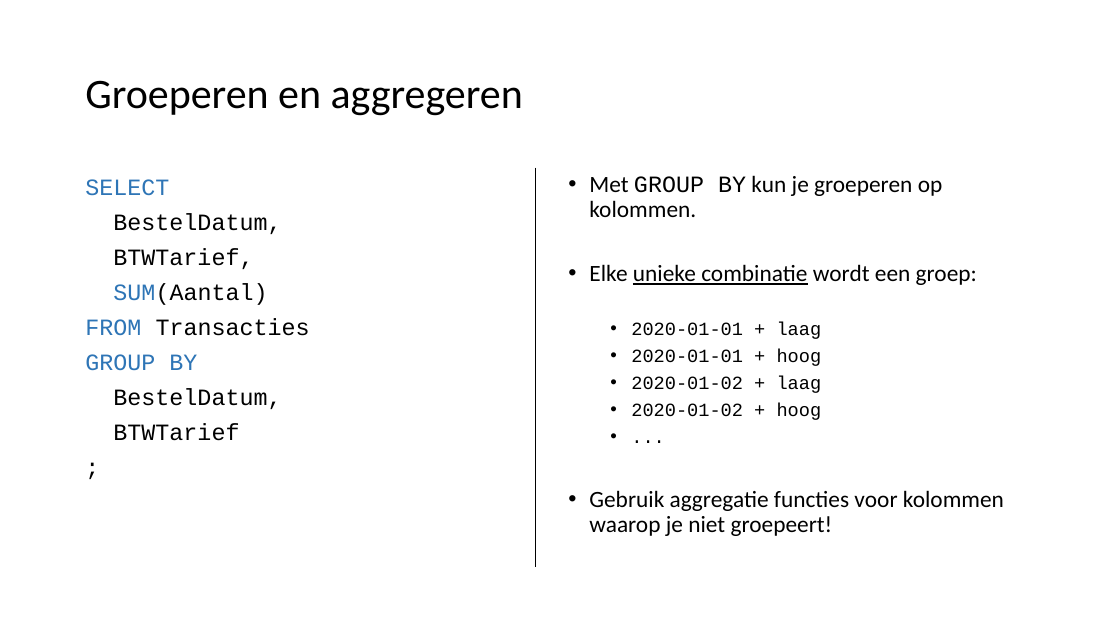
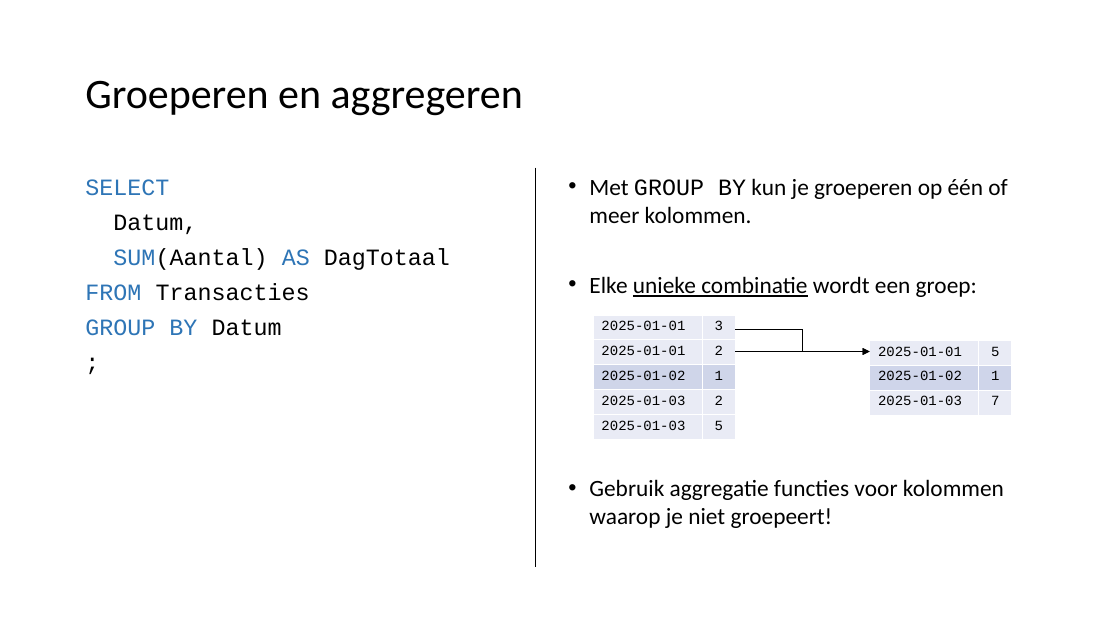
Before and after one commit to LFKoning/knowledge-sharing, a slide deck: slide 27 of sql_course/1_basics/1_basics.pptx (slide 28 before the commit). Drawn at 1120x630 pixels with LibreOffice and Linux fonts; fonts in the diff are those of the drawing. Boxes give left, top, right and bottom in pixels: in the first picture for what was removed or moved away, otherwise in the second. Text is boxed around its words. In the diff, an @@ line names an element or a change of style, - is before the commit and + after.

```diff
--- a/sql_course/1_basics/1_basics.pptx
+++ b/sql_course/1_basics/1_basics.pptx
@@ text at (589, 178, 1007, 223): text changed @@
-• Met GROUP BY kun je groeperen op kolommen.
+• Met GROUP BY kun je groeperen op één of meer kolommen.
@@ text at (113, 214, 450, 270): text changed @@
-BestelDatum,
-BTWTarief,
-SUM(Aantal)
+Datum,
+SUM(Aantal) AS DagTotaal
@@ text at (589, 276, 1004, 528): line spacing 0.9 to 1 @@
@@ text at (85, 319, 282, 336): text changed; text colour #000000 to #2E75B6 @@
-GROUP BY
-BestelDatum,
-BTWTarief
+GROUP BY Datum
@@ table added at (593, 315, 735, 441), 5 rows, 2 columns @@
+2025-01-01 | 3
+2025-01-01 | 2
+2025-01-02 | 1
+2025-01-03 | 2
+2025-01-03 | 5
@@ text at (631, 322, 822, 420): paragraphs removed @@
-  • 2020-01-01 + laag
-  • 2020-01-01 + hoog
-  • 2020-01-02 + laag
-  • 2020-01-02 + hoog
-  • ...
@@ elbow arrow added from (735, 329) to (870, 351), #000000 1 pt @@
@@ arrow added from (735, 351) to (870, 351), #000000 1 pt @@
@@ table added at (870, 340, 1012, 416), 3 rows, 2 columns @@
+2025-01-01 | 5
+2025-01-02 | 1
+2025-01-03 | 7
```
Also in this commit, not shown: 38 other slides changed, 1 slide added, 29 other files.
